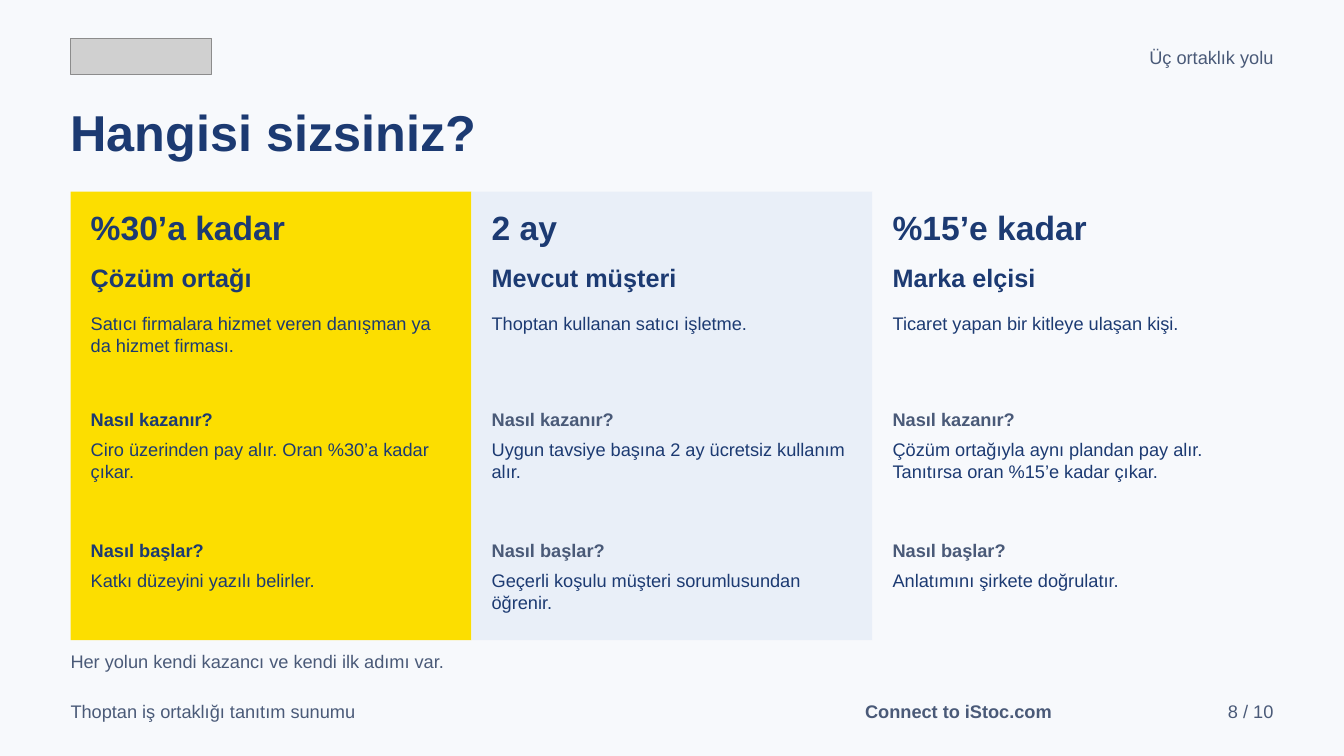
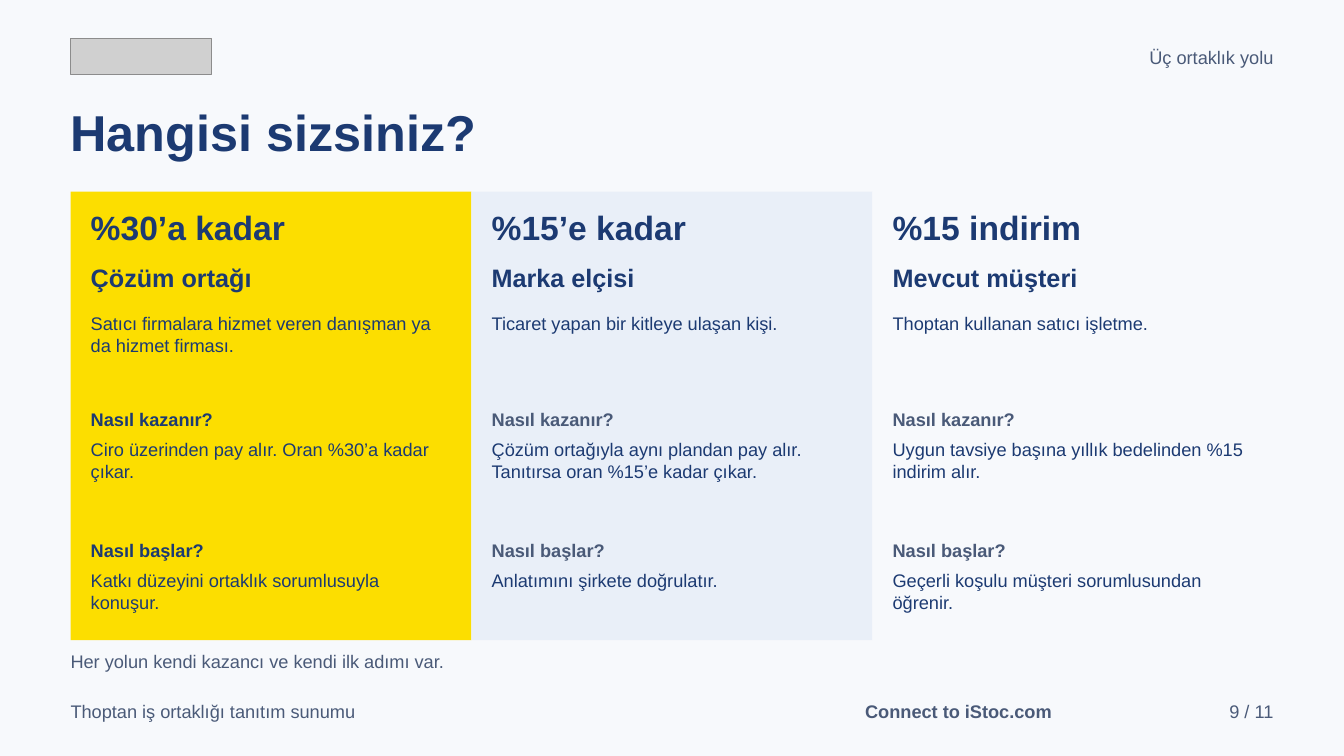
Before and after one commit to karacaismail/19ekim, a slide deck: slide 9 of public/indir/istoc/istoc-is-ortakligi-sunum.pptx (slide 8 before the commit). Drawn at 1344x756 pixels with LibreOffice and Linux fonts; fonts in the diff are those of the drawing; grey boxes stand for pictures. Boxes give left, top, right and bottom in pixels: in the first picture for what was removed or moved away, otherwise in the second. Text is boxed around its words. In the diff, an @@ line names an element or a change of style, - is before the commit and + after.

Commit message:
Thoptan belgelerini toplantı kararlarına göre güncelle
- El kitapçığına sarı zeminli ön kapak eklendi. Kitapçık 10 sayfa oldu.
- Kapakta ve başlıklarda "pay" yerine "kazanç" yazıldı.
- Tavsiye ödülü %15 indirim oldu. Yeni müşteri de ilk yılında %15 indirim alır.
- Eski "2 ay ücretsiz" ve "yıllık paket alır" kuralları kalktı.
- Ortaklık yollarının sırası çözüm ortağı, marka elçisi, mevcut müşteri oldu.
- Vergi, stopaj, yazılı anlaşma ve sözleşme cümleleri kalktı.
- Büyüyen müşteri senaryosuna 48 aylık toplam kazanç grafiği eklendi.
- Görsel sunum 10 sayfa, PPTX 11 slayt oldu. Grafik ayrı sayfada durur.
- Kaldırılan cümleler üretici denetimine eklendi. Bu cümleler geri gelemez.
- Tavsiye indirimi ve grafik hesabı için birim testi eklendi.

```diff
--- a/public/indir/istoc/istoc-is-ortakligi-sunum.pptx
+++ b/public/indir/istoc/istoc-is-ortakligi-sunum.pptx
@@ text at [492, 215, 686, 241]: text changed @@
-2 ay
+%15’e kadar
@@ text at [893, 215, 1081, 241]: text changed @@
-%15’e kadar
+%15 indirim
@@ text at [492, 268, 634, 292]: text changed @@
-Mevcut müşteri
+Marka elçisi
@@ text at [893, 268, 1077, 292]: text changed @@
-Marka elçisi
+Mevcut müşteri
@@ text at [492, 316, 777, 334]: text changed @@
-Thoptan kullanan satıcı işletme.
+Ticaret yapan bir kitleye ulaşan kişi.
@@ text at [893, 316, 1148, 334]: text changed @@
-Ticaret yapan bir kitleye ulaşan kişi.
+Thoptan kullanan satıcı işletme.
@@ text at [492, 442, 801, 482]: text changed @@
-Uygun tavsiye başına 2 ay ücretsiz kullanım alır.
+Çözüm ortağıyla aynı plandan pay alır. Tanıtırsa oran %15’e kadar çıkar.
@@ text at [893, 442, 1243, 478]: text changed @@
-Çözüm ortağıyla aynı plandan pay alır. Tanıtırsa oran %15’e kadar çıkar.
+Uygun tavsiye başına yıllık bedelinden %15 indirim alır.
@@ text at [91, 573, 379, 613]: text changed @@
-Katkı düzeyini yazılı belirler.
+Katkı düzeyini ortaklık sorumlusuyla konuşur.
@@ text at [492, 573, 718, 591]: text changed @@
-Geçerli koşulu müşteri sorumlusundan öğrenir.
+Anlatımını şirkete doğrulatır.
@@ text at [893, 573, 1201, 613]: text changed @@
-Anlatımını şirkete doğrulatır.
+Geçerli koşulu müşteri sorumlusundan öğrenir.
@@ text at [1229, 705, 1274, 718]: text changed @@
-8 / 10
+9 / 11
```
Also in this commit, not shown: 9 other slides changed, 1 slide added, 43 other files.
